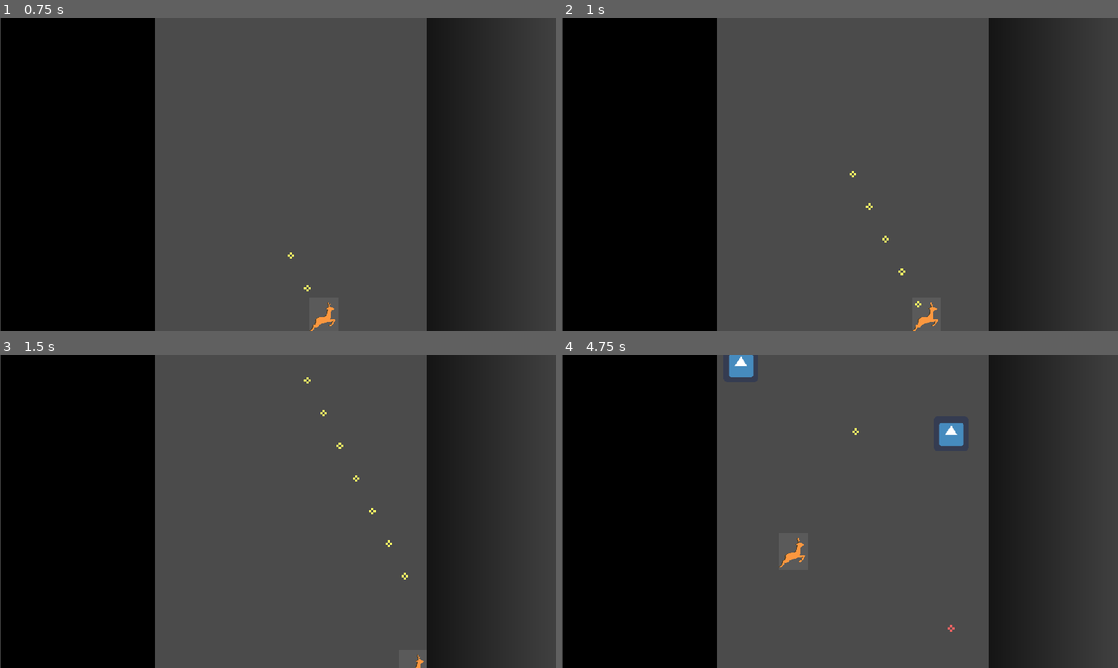
Above: before the commit, frames 1-4 (two rows, left to right).
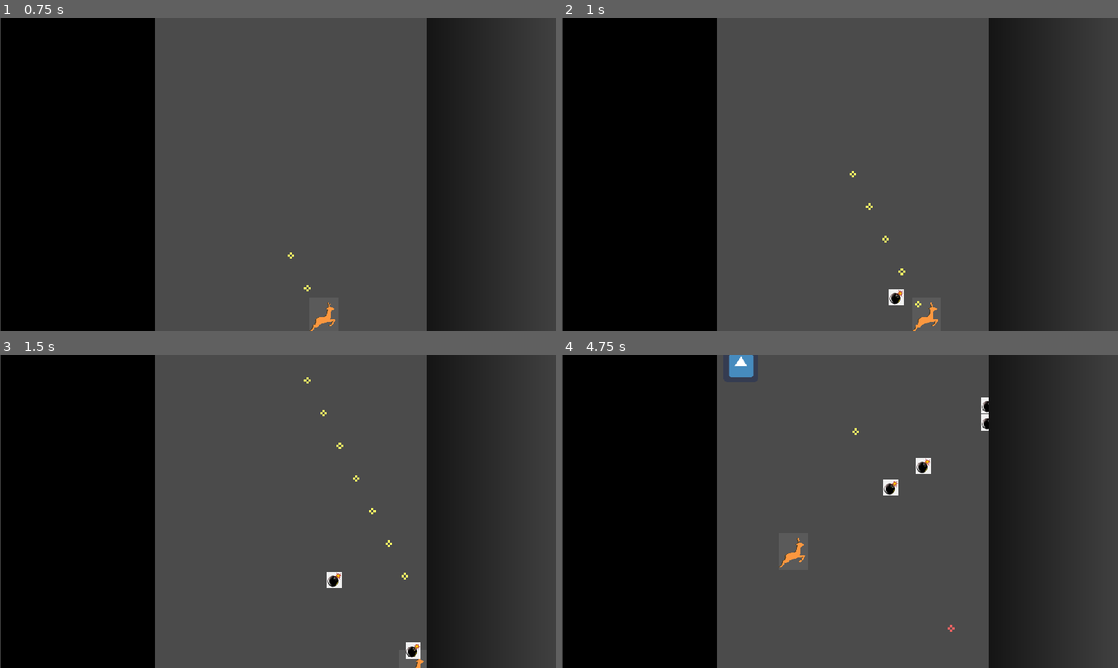
Above: after the commit, the same moments.

Repository: kyperbelt/MetalBurstPGJ
Game: Godot game, scene res://Stages/TestStage.tscn
The game is run twice, just before and just after one commit, with the same random seed, the same clock (stepped at 60 frames per second) and the same inputs. The engine's default icon, where the game draws it, is replaced by a stand-in: a white triangle on a blue panel in a dark square.
Inputs:
- Up to frame 1 (0.75 s): tap Enter at 0.5 s; hold D (move_right) from 0.53 s (still down); hold Space (fire) from 0.53 s (still down)
- Up to frame 2 (1 s): keep holding D (move_right); keep holding Space (fire); tap X (player_bomb, bound only after the commit) at 0.8 s
- Up to frame 3 (1.5 s): release D (move_right) at 1.28 s; release Space (fire) at 1.28 s; hold S (move_down) from 1.28 s (still down); tap X (player_bomb, bound only after the commit) at 1.35 s
- Up to frame 4 (4.75 s): tap Space (fire) at 1.55, 3.05, 4.35 s; release S (move_down) at 2.03 s; hold D (move_right) 2.03-2.78 s; hold Space (fire) 2.03-2.78 s; tap X (player_bomb, bound only after the commit) at 2.3 s; hold W (move_up) 2.78-3.53 s; tap Shift (move_slower) at 2.85 s; hold X (player_bomb, bound only after the commit) 3.53-4.28 s; hold A (move_left) from 3.53 s (still down)

Frame 1 is identical in both runs. In frame 2, 0.1% of the frame differs, in the area x 58-62%, y 86-92%; in frame 3, 0.3%; in frame 4, 0.7%, in the area x 57-77%, y 13-45%.

Commit message:
Added bomb functionality to player
Added bomb functionality to player using the 'x' key.  The image is only a temp image.

Diff:
--- a/MetalBurstGame/Objects/Player.gd
+++ b/MetalBurstGame/Objects/Player.gd
@@ -1,8 +1,12 @@
 extends Node2D
 
-const BULLET_TEST = preload("res://Objects/Projectiles.tscn")
-const PLAYER_BULLET = 0
+const BULLET_PROJECTILE = preload("res://Objects/Projectiles.tscn")
 
+enum PROJECTILES {
+	PLAYER_BULLET,
+	PLAYER_BOMB = 2
+
+}
 const RELOAD_TIME = 0.1
 
 export var speed : float = 300
@@ -10,13 +14,17 @@
 
 var play_area_width : int = 640
 var play_area_height : int = 540
-var reloading = 0.0
+var bullet_reloading = 0.0
+var bomb_reloading = 0.1
 var pos
 var direction
 var parent
 var shot_timer = 0
+var bomb_timer = 0
 var cooldown = 0.2
+var bomb_cooldown = 0.2
 var firing = false
+var bombing = false
 
 # Called when the node enters the scene tree for the first time.
 func _ready():
@@ -30,6 +38,7 @@
 
 	# shot_timer -= delta
 	shot_timer = -1
+	bomb_timer -= delta
 	if Input.is_action_pressed("fire"):
 		print("firing")
 		if shot_timer <= 0:
@@ -37,6 +46,13 @@
 			firing = true
 		else:
 			firing = false
+	if Input.is_action_pressed("player_bomb"):
+		print("bombing")
+		if bomb_timer <= 0:
+			bomb_away()
+			bombing = true
+		else:
+			bombing = false
 	if Input.is_action_pressed("move_up"):
 		move.y-=speed + speed_reduced
 	if Input.is_action_pressed("move_down"):
@@ -56,7 +72,8 @@
 	if(position.y < 0) : position.y = 0;
 	if(position.y > play_area_height): position.y = play_area_height
 
-	reloading -= delta
+	bullet_reloading -= delta
+	bomb_reloading -= delta
 
 #collision has started with something
 func on_collision_start(area):
@@ -69,11 +86,21 @@
 	$Collisionshape2D.disabled = false
 
 func shoot():
-	if reloading <= 0.0:
-		var bullet = BULLET_TEST.instance()
-		bullet.setProjectileType(PLAYER_BULLET)
+	if bullet_reloading <= 0.0:
+		var bullet = BULLET_PROJECTILE.instance()
+		bullet.setProjectileType(PROJECTILES.PLAYER_BULLET)
 		bullet.global_position = global_position
 		#bullet.change_speed(speed)
 		parent.add_child(bullet)
 		shot_timer = cooldown
-		reloading = RELOAD_TIME
+		bullet_reloading = RELOAD_TIME
+
+func bomb_away():
+	if bomb_reloading <= 0.0:
+		var bomb = BULLET_PROJECTILE.instance()
+		bomb.setProjectileType(PROJECTILES.PLAYER_BOMB)
+		bomb.global_position = global_position
+		#bullet.change_speed(speed)
+		parent.add_child(bomb)
+		bomb_timer = bomb_cooldown
+		bomb_reloading = RELOAD_TIME
--- a/MetalBurstGame/Objects/Projectiles.gd
+++ b/MetalBurstGame/Objects/Projectiles.gd
@@ -8,10 +8,12 @@
 
 const PLAYER_VELOCITY = Vector2(0, -300)
 const ENEMY_VELOCITY = Vector2(0, 300)
+const PLAYER_BOMB_VELOCITY = Vector2(0, -100)
 
 const PROJECTILE_TYPES = [
 	preload("res://placeholder_assets/bullet.png"),
-	preload("res://placeholder_assets/enemy_bullet.png")
+	preload("res://placeholder_assets/enemy_bullet.png"),
+	preload("res://placeholder_assets/player_bomb_sm.png")
 ]
 export (int, "PLAYER_BULLET", "ENEMY_BULLET") var projectileType setget setProjectileType
 
@@ -39,6 +41,8 @@
 func move(delta):
 	if (projectileType == 0):
 		global_position += (PLAYER_VELOCITY * (2 * delta))
+	elif (projectileType == 2):
+		global_position += (PLAYER_BOMB_VELOCITY * (2 * delta))
 	else:
 		global_position += (ENEMY_VELOCITY * (2 * delta))
 	#print("Bullet position: " + String(self.global_position))
--- a/MetalBurstGame/Objects/SimpleEnemyAi.gd
+++ b/MetalBurstGame/Objects/SimpleEnemyAi.gd
@@ -34,7 +34,7 @@
 
 func hit(object):
 	print("Enemy collision with " + object.name + " detected!")
-	if object.name == 'BulletTestArea' || object.name == 'PlayerCollisionArea':
+	if object.name == 'ProjectilesArea' || object.name == 'PlayerCollisionArea':
 		queue_free()
 
 func shoot():
--- a/MetalBurstGame/project.godot
+++ b/MetalBurstGame/project.godot
@@ -67,6 +67,11 @@
 "events": [ Object(InputEventKey,"resource_local_to_scene":false,"resource_name":"","device":0,"alt":false,"shift":false,"control":false,"meta":false,"command":false,"pressed":false,"scancode":16777237,"unicode":0,"echo":false,"script":null)
  ]
 }
+player_bomb={
+"deadzone": 0.5,
+"events": [ Object(InputEventKey,"resource_local_to_scene":false,"resource_name":"","device":0,"alt":false,"shift":false,"control":false,"meta":false,"command":false,"pressed":false,"scancode":88,"unicode":0,"echo":false,"script":null)
+ ]
+}
 
 [rendering]
 
--- a/MetalBurstGame/systems/Engine.tscn
+++ b/MetalBurstGame/systems/Engine.tscn
@@ -18,3 +18,4 @@
 [node name="BulletLayer" type="Node" parent="."]
 
 [node name="BulletSprite" parent="BulletLayer" instance=ExtResource( 3 )]
+projectileType = null
Binary file added: MetalBurstGame/placeholder_assets/player_bomb_sm.png
Not shown, added: MetalBurstGame/placeholder_assets/player_bomb_sm.png.import
